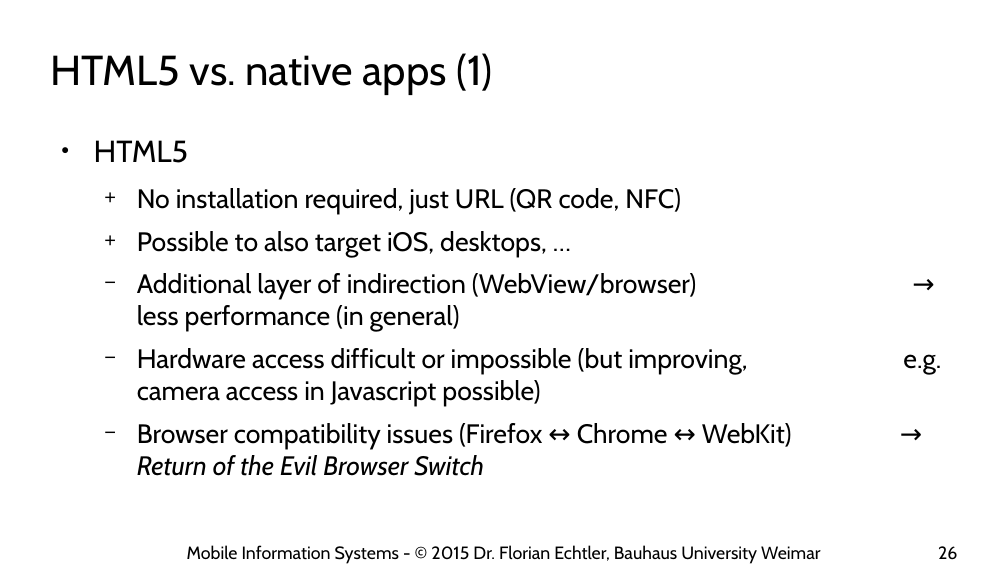
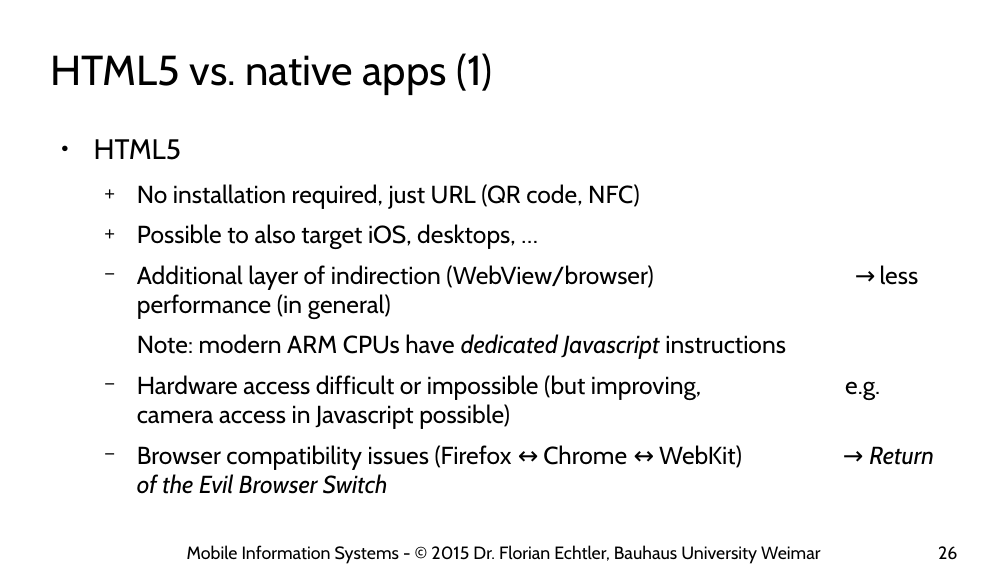
Before and after one commit to floe/mobile-information-systems, a slide deck: slide 26 of 10-android-internals.odp. Drawn at 1008x567 pixels with LibreOffice and Linux fonts; fonts in the diff are those of the drawing; background and template pictures are left out. Boxes give left, top, right and bottom in pixels: in the first picture for what was removed or moved away, otherwise in the second. Text is boxed around its words. In the diff, an @@ line names an element or a change of style, - is before the commit and + after.

```diff
--- a/10-android-internals.odp
+++ b/10-android-internals.odp
@@ text at [94, 139, 742, 494]: size 24 to 22.2 pt in "HTML5"; size 21 to 19.4 pt in "No installation required, just URL (QR code, ...", "Possible to also target iOS, desktops, …", "Additional layer of indirection (WebView/browser) → less ...", "Hardware access difficult or impossible (but improving, ..." and 1 more places @@
@@ text at [137, 334, 786, 359]: paragraph added @@
+  Note: modern ARM CPUs have dedicated Javascript instructions
```
Also in this commit, not shown: 5 other slides changed, 2 other files.
